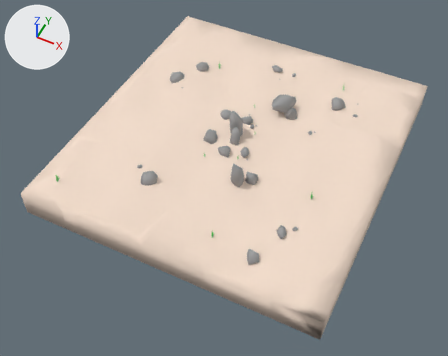
A saved change to the OBJ model models/fixed-scene.obj.
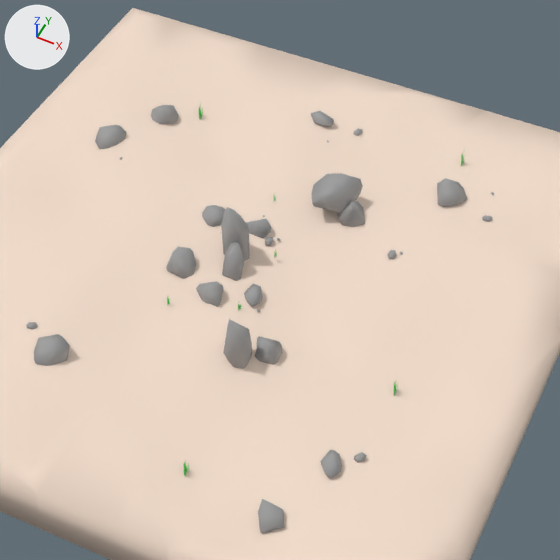
There are two pictures of each version: one whole from a 50 mm camera at (298.0, -648.0, 681.0) aimed at (13.0, -78.0, -31.0), one close up on the part from 28% to 87% of the width and 4% to 78% of the height. Arrows for +X, +Y and +Z are at upper left; the lights stay in place. Where no turn or scale is listed for an object, it has been applied to the vertices.

In view in the first close-up: 'rock_008', 'rock_014', 'rock_017', 'rock_021', 'rock_025', 'rock_1', 'rock_2', 'rock_4', 'rock_5', 'rock_7', 'sand'.
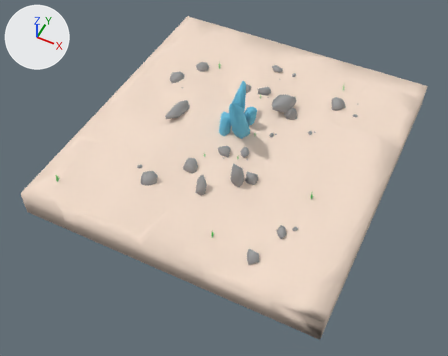
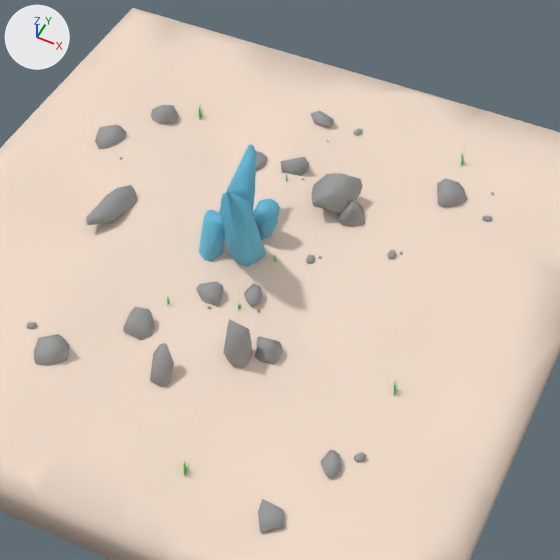
The change, as a list of edits to the scene's bpy script:
```text
Add mat_07___default:
    mat_07___default = principled_material('07___Default')
    mat_07___default.base_color = (0.145, 0.541, 0.749)  # cyan #6ac2e0
    mat_07___default.roughness = 0.852
    mat_07___default.alpha = 0.9
Change me_rock_008:
    where me_rock_008.from_pydata(...)  # 12 vertices, 20 faces; spans x 13.01..19.63, y 9.62..17.96, z -1.61..3.91
    used by ob_rock_008; location = (0.0, 0.0, 0.0)
    me_rock_008 part 1: the whole mesh is moved by (34.2, 0.0, -4.27)
Change me_rock_1:
    where me_rock_1.from_pydata(...)  # 20 vertices, 36 faces; spans x -8.4..13.9, y 13.4..33.9, z -9.8..12.3
    used by ob_rock_1; location = (0.0, 0.0, 0.0)
    me_rock_1 part 2: the whole mesh is moved by (0.0, 70.0, 7.9)
Change me_rock_2:
    where me_rock_2.from_pydata(...)  # 25 vertices, 46 faces; spans x -41.0..-20.8, y 5.8..29.1, z -10.2..11.2
    used by ob_rock_2; location = (0.0, 0.0, 0.0)
    me_rock_2 part 3: the whole mesh is moved by (0.0, 71.7, 0.0)
Change me_rock_4:
    where me_rock_4.from_pydata(...)  # 25 vertices, 46 faces; spans x -40.2..-18.0, y -49.6..-28.2, z -4.0..14.0
    used by ob_rock_4; location = (0.0, 0.0, 0.0)
    me_rock_4 part 4: the whole mesh is moved by (0.0, -65.0, -3.0)
Change me_rock_5:
    where me_rock_5.from_pydata(...)  # 30 vertices, 56 faces; spans x -12.0..11.2, y -18.5..3.9, z -11.7..45.4
    used by ob_rock_5; location = (0.0, 0.0, 0.0)
    me_rock_5 part 5: the whole mesh is turned 75.4 degrees about the x axis through its middle, then moved by (-102.3, -5.5, -7.9)
Change me_rock_7:
    where me_rock_7.from_pydata(...)  # 20 vertices, 36 faces; spans x -1.7..14.6, y -35.3..-15.6, z -5.5..23.5
    used by ob_rock_7; location = (0.0, 0.0, 0.0)
    me_rock_7 part 6: the whole mesh is moved by (0.0, -110.7, 0.0)
Add me_rock_037:
    me_rock_037.from_pydata(...)  # 30 vertices, 56 faces; spans x -24.9..-7.4, y -27.6..-3.2, z -31.4..34.3
    me_rock_037.materials.append(mat_07___default)  # cyan #6ac2e0
Add me_rock_036:
    me_rock_036.from_pydata(...)  # 30 vertices, 56 faces; spans x -5.1..21.0, y 9.3..28.9, z -31.4..34.3
    me_rock_036.materials.append(mat_07___default)  # cyan #6ac2e0
Add me_rock_035:
    me_rock_035.from_pydata(...)  # 30 vertices, 56 faces; spans x -25.6..2.8, y -7.7..46.4, z -18.6..58.5
    me_rock_035.materials.append(mat_07___default)  # cyan #6ac2e0
Add me_rock_034:
    me_rock_034.from_pydata(...)  # 30 vertices, 56 faces; spans x -6.4..21.3, y -44.9..12.1, z -24.1..92.5
    me_rock_034.materials.append(mat_07___default)  # cyan #6ac2e0
Add ob_rock_037:
    ob_rock_037 = bpy.data.objects.new('rock_037', me_rock_037)
    ob_rock_037.location = (0.0, 0.0, 0.0)
Add ob_rock_036:
    ob_rock_036 = bpy.data.objects.new('rock_036', me_rock_036)
    ob_rock_036.location = (0.0, 0.0, 0.0)
Add ob_rock_035:
    ob_rock_035 = bpy.data.objects.new('rock_035', me_rock_035)
    ob_rock_035.location = (0.0, 0.0, 0.0)
Add ob_rock_034:
    ob_rock_034 = bpy.data.objects.new('rock_034', me_rock_034)
    ob_rock_034.location = (0.0, 0.0, 0.0)
```

Location of each change, (x1, y1, x2, y2) in pixels of the close-ups (560 x 560 px):
'rock_034', added (cyan)
    after: (220, 192, 266, 267)
'rock_5', mesh turned
    before: (221, 207, 250, 260)
    after: (86, 185, 137, 225)
'rock_4', mesh moved
    before: (166, 247, 196, 279)
    after: (123, 307, 155, 340)
'rock_7', mesh moved
    before: (222, 242, 245, 281)
    after: (150, 343, 174, 387)
'rock_035', added (cyan)
    after: (219, 144, 256, 240)
'rock_037', added (cyan)
    after: (199, 209, 225, 262)
'rock_036', added (cyan)
    after: (253, 199, 280, 240)
'rock_1', mesh moved
    before: (245, 218, 271, 238)
    after: (280, 156, 309, 176)
'rock_2', mesh moved
    before: (202, 205, 225, 227)
    after: (256, 151, 268, 171)
'rock_008', mesh moved
    before: (264, 237, 273, 245)
    after: (306, 255, 315, 264)
